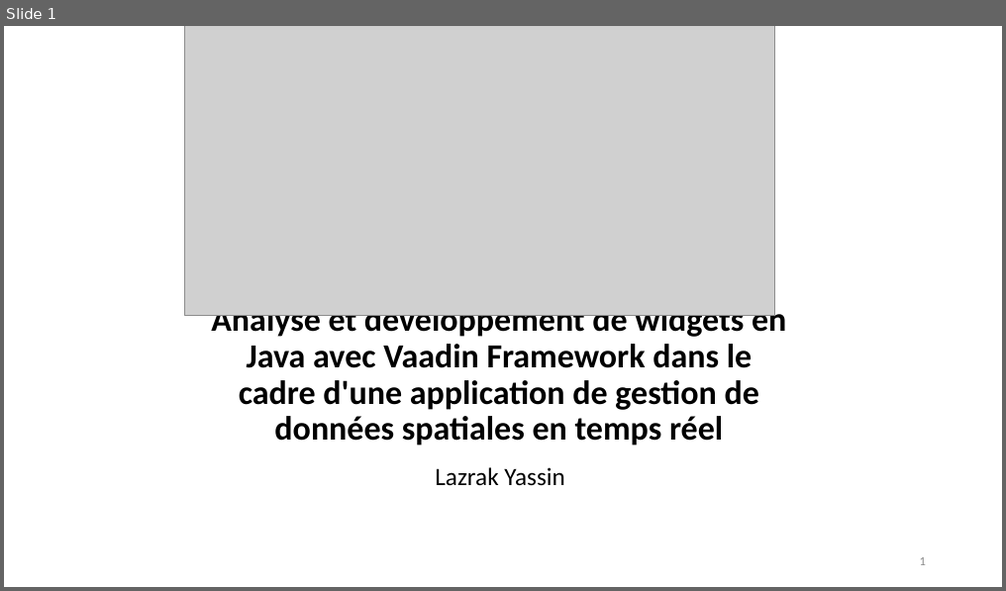
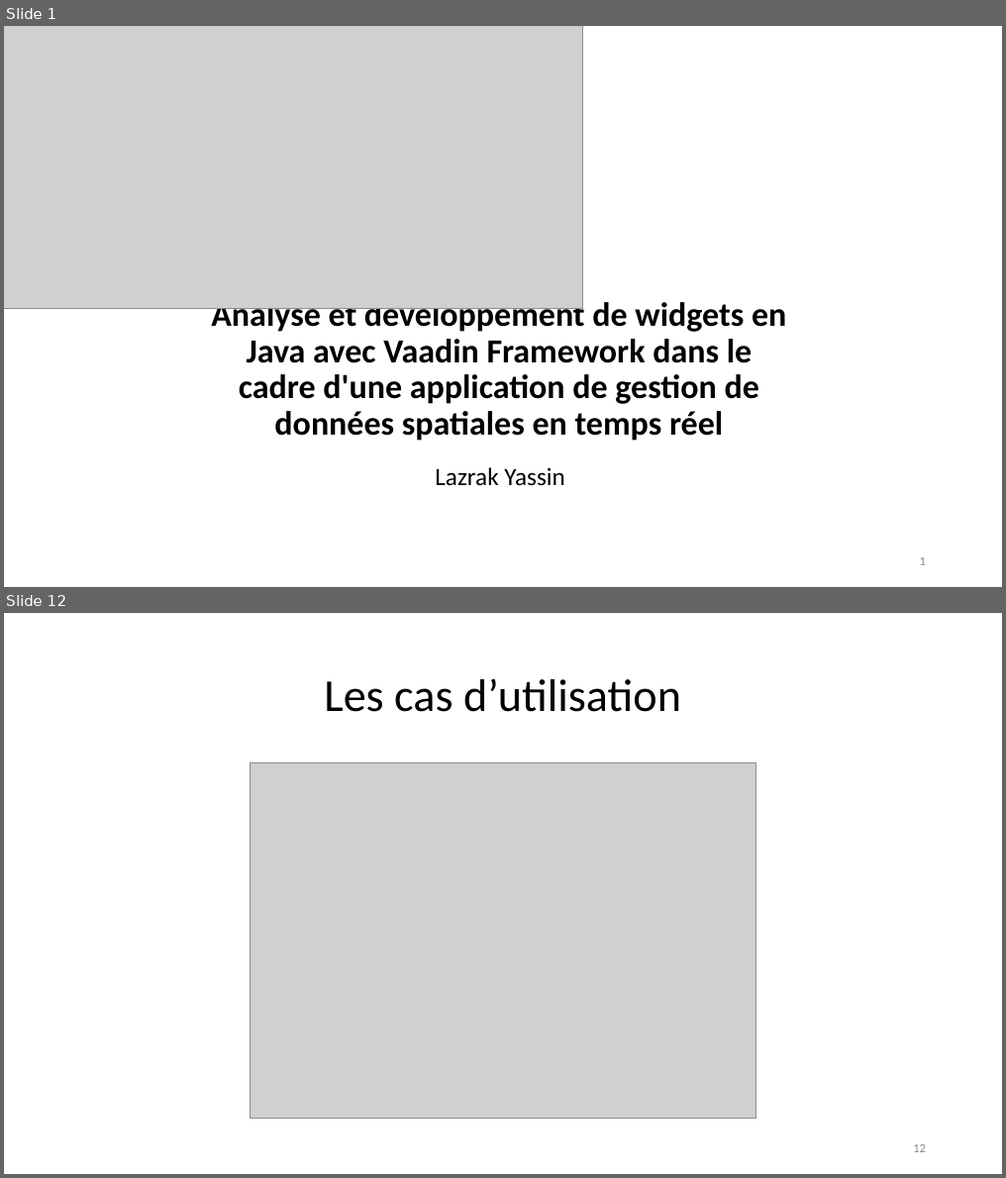
Before and after one commit to etu26048/TFE, a slide deck: DéfenseOrale.pptx. Shown one above the other, each under a label of ours: slide 1 before the commit, slides 1 and 12 after it; the slides between them are not shown. The pictures are 1006x591 and 1006x1178 pixels, drawn with LibreOffice and Linux fonts; fonts in the diff are those of the drawing; grey boxes stand for pictures; background and template pictures are left out. Boxes give left, top, right and bottom in pixels: in the first picture for what was removed or moved away, otherwise in the second. Text is boxed around its words. In the diff, an @@ line names an element or a change of style, - is before the commit and + after.

```diff
--- a/DéfenseOrale.pptx
+++ b/DéfenseOrale.pptx
@@ slide 12 added at (x1=4, y1=613, x2=1002, y2=1174), background picture (left out) @@
@@ title added at (x1=324, y1=678, x2=681, y2=712), 44 pt, text #000000 @@
+Les cas d’utilisation
@@ picture added at (x1=251, y1=762, x2=756, y2=1119) @@
@@ page number added at (x1=913, y1=1145, x2=926, y2=1153), 12 pt, text #8C8C8C @@
+12
@@ slide 1 changed as well @@
@@ picture resized from (x1=185, y1=26, x2=774, y2=316) to (x1=4, y1=26, x2=583, y2=309) @@
@@ title "Analyse et développement de widgets ..." moved from (x1=211, y1=303, x2=786, y2=446) to (x1=211, y1=298, x2=786, y2=441) @@
```
Also in this commit, not shown: 3 other slides changed, 22 other slides added, 5 slides removed.
